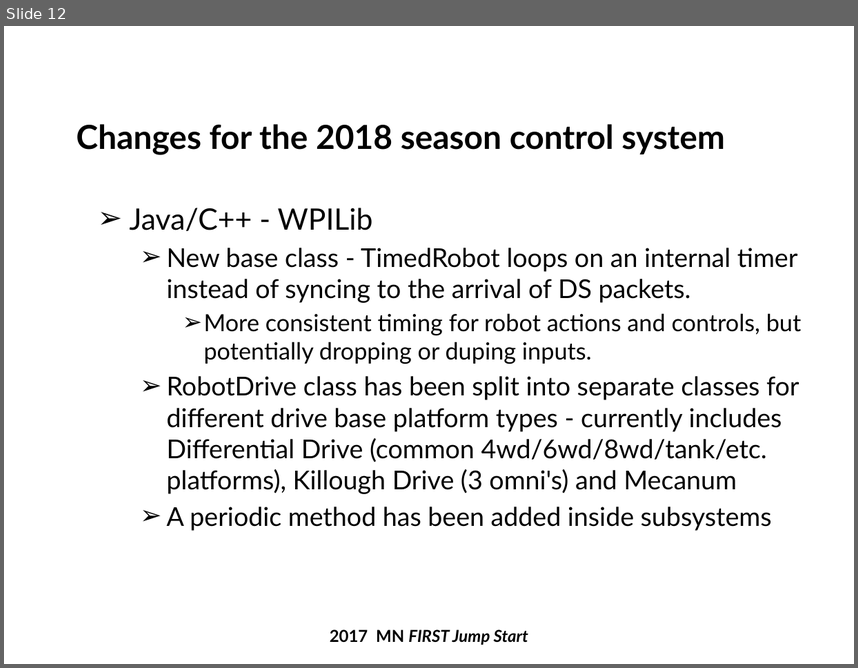
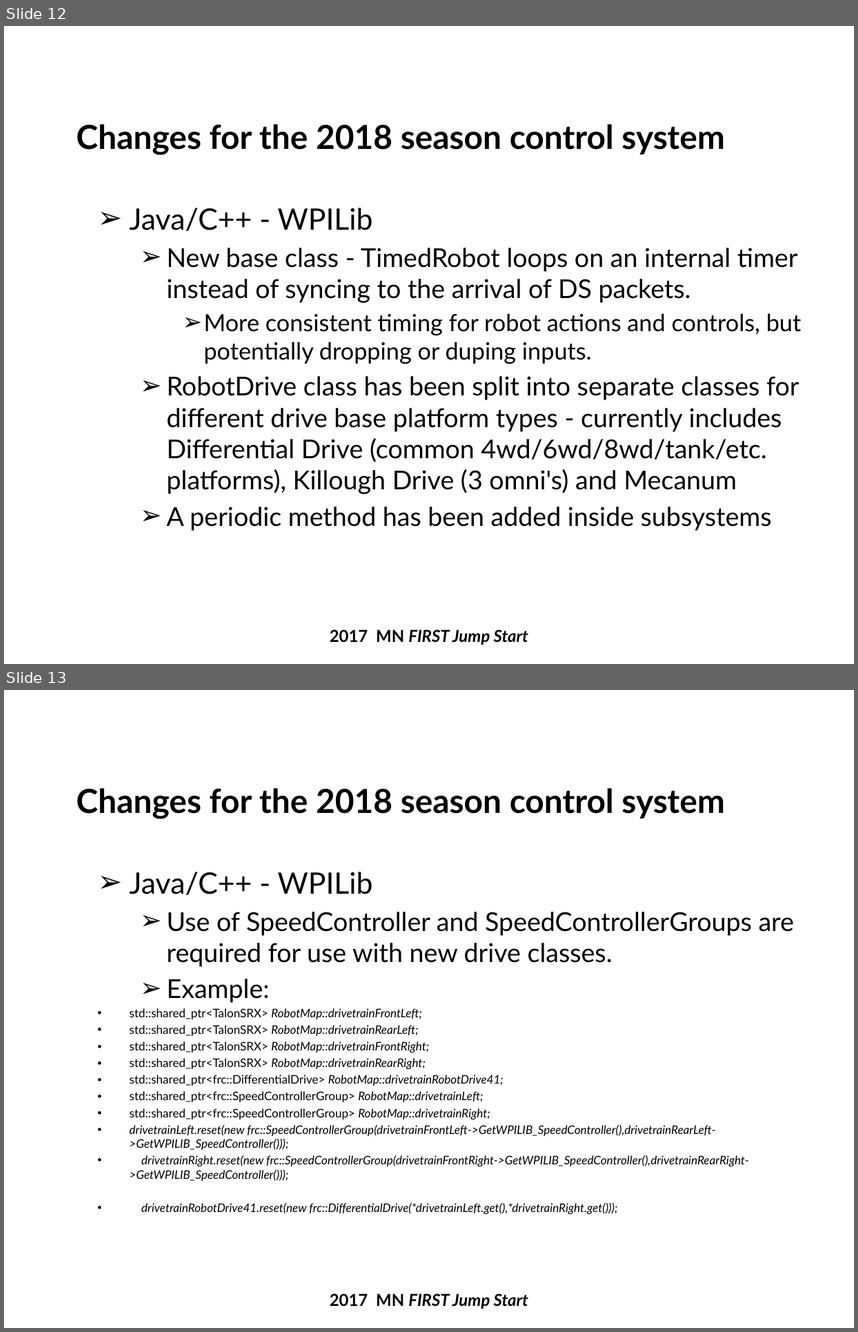
Before and after one commit to firstmncsa/csa_resources, a slide deck: 2017 Jumpstart/2018 Beta Testing JumpStart_Rev2.pptx. Shown one above the other, each under a label of ours: slide 12 before the commit, slides 12 and 13 after it. The pictures are 858x668 and 858x1332 pixels, drawn with LibreOffice and Linux fonts; fonts in the diff are those of the drawing; background and template pictures are left out. Boxes give left, top, right and bottom in pixels: in the first picture for what was removed or moved away, otherwise in the second. Text is boxed around its words. In the diff, an @@ line names an element or a change of style, - is before the commit and + after.

Commit message:
Added C++ examples.

```diff
--- a/2017 Jumpstart/2018 Beta Testing JumpStart_Rev2.pptx
+++ b/2017 Jumpstart/2018 Beta Testing JumpStart_Rev2.pptx
@@ slide 13 added at (4, 690, 854, 1328), background #FFFFFF @@
@@ title added at (76, 788, 725, 819), 28 pt, text #000000, bold @@
+Changes for the 2018 season control system
@@ text added at (130, 871, 794, 1214), 10 pt, text #000000, italic @@
+➢ Java/C++ - WPILib
+  ➢ Use of SpeedController and SpeedControllerGroups are required for use with new drive classes.
+  ➢ Example:
+• std::shared_ptr<TalonSRX> RobotMap::drivetrainFrontLeft;
+• std::shared_ptr<TalonSRX> RobotMap::drivetrainRearLeft;
+• std::shared_ptr<TalonSRX> RobotMap::drivetrainFrontRight;
+• std::shared_ptr<TalonSRX> RobotMap::drivetrainRearRight;
+• std::shared_ptr<frc::DifferentialDrive> RobotMap::drivetrainRobotDrive41;
+• std::shared_ptr<frc::SpeedControllerGroup> RobotMap::drivetrainLeft;
+• std::shared_ptr<frc::SpeedControllerGroup> RobotMap::drivetrainRight;
+• drivetrainLeft.reset(new frc::SpeedControllerGroup(drivetrainFrontLeft->GetWPILIB_SpeedController(),drivetrainRearLeft->GetWPILIB_SpeedController()));
+• drivetrainRight.reset(new frc::SpeedControllerGroup(drivetrainFrontRight->GetWPILIB_SpeedController(),drivetrainRearRight->GetWPILIB_SpeedController()));
+• drivetrainRobotDrive41.reset(new frc::DifferentialDrive(*drivetrainLeft.get(),*drivetrainRight.get()));
@@ text added at (330, 1293, 528, 1308), 14 pt, text #000000, bold, italic @@
+2017 MN FIRST Jump Start
```
